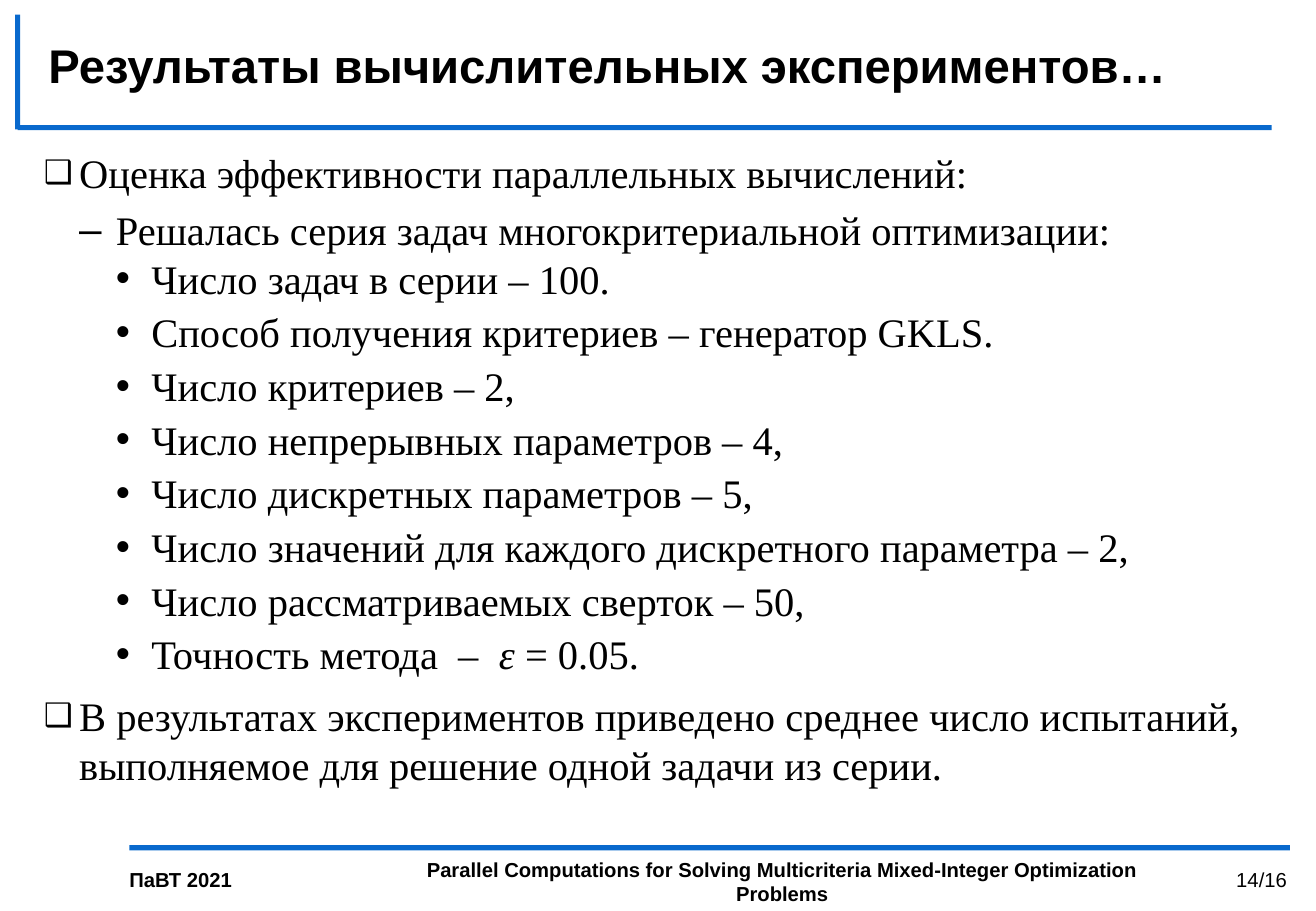
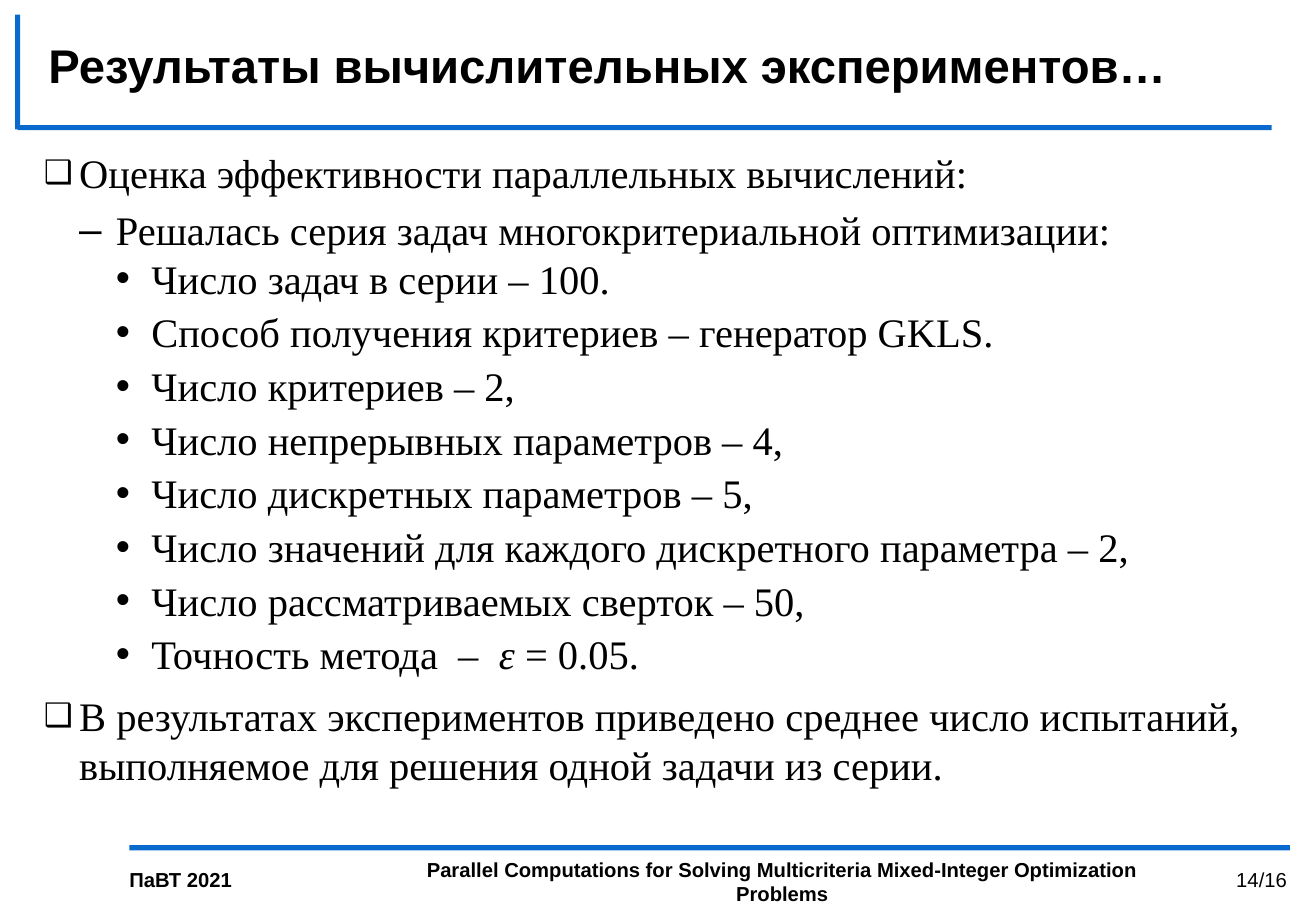
Before and after one commit to kabarkalov/GlobOptPapers, a slide deck: slide 14 of 2021/PСT_GergelKozinov/PCT2021_kozinov.pptx. Drawn at 1316x911 pixels with LibreOffice and Linux fonts; fonts in the diff are those of the drawing; background and template pictures are left out. Boxes give left, top, right and bottom in pixels: in the first picture for what was removed or moved away, otherwise in the second. Text is boxed around its words. In the diff, an @@ line names an element or a change of style, - is before the commit and + after.

```diff
--- a/2021/PСT_GergelKozinov/PCT2021_kozinov.pptx
+++ b/2021/PСT_GergelKozinov/PCT2021_kozinov.pptx
@@ text at (79,703,1240,788): text changed @@
-❑ В результатах экспериментов приведено среднее число испытаний, выполняемое для решение одной задачи из серии.
+❑ В результатах экспериментов приведено среднее число испытаний, выполняемое для решения одной задачи из серии.
```
Also in this commit, not shown: 7 other slides changed.
